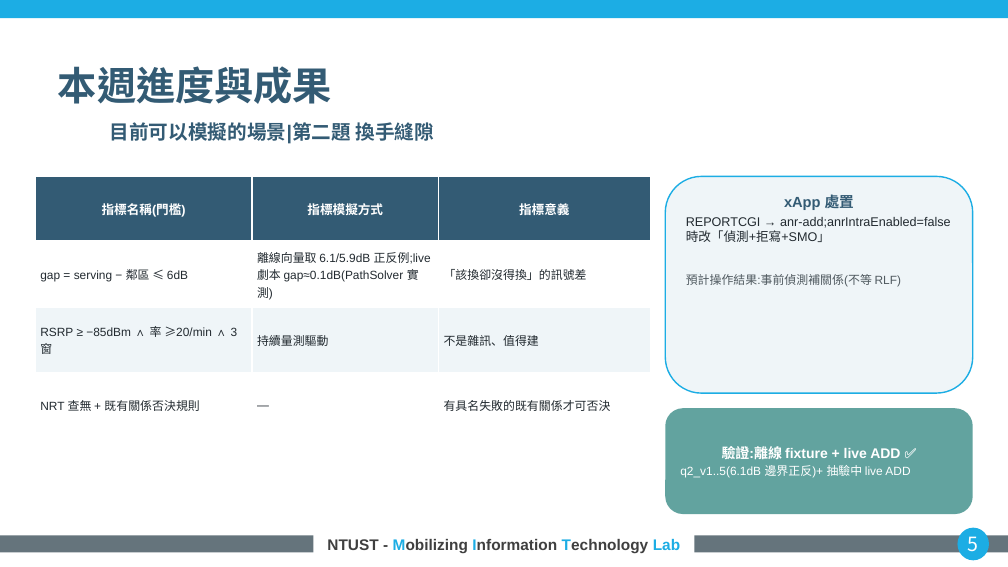
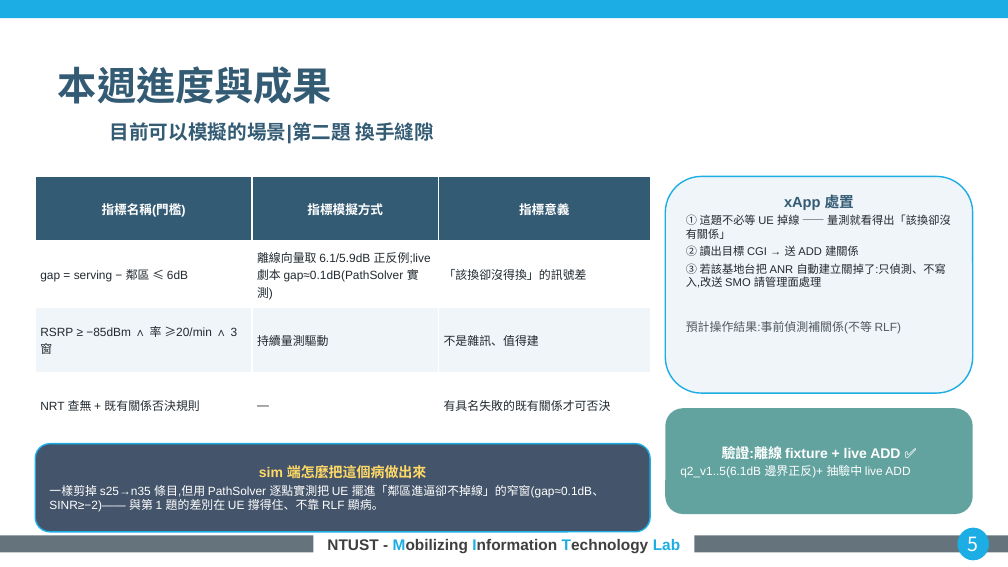
Before and after one commit to kimOuO/RAN-sim-OAI, a slide deck: slide 5 of docs/report/8_27_進度報告_v10十二題.pptx. Drawn at 1008x567 pixels with LibreOffice and Linux fonts; fonts in the diff are those of the drawing; background and template pictures are left out. Boxes give left, top, right and bottom in pixels: in the first picture for what was removed or moved away, otherwise in the second. Text is boxed around its words. In the diff, an @@ line names an element or a change of style, - is before the commit and + after.

```diff
--- a/docs/report/8_27_進度報告_v10十二題.pptx
+++ b/docs/report/8_27_進度報告_v10十二題.pptx
@@ text in rounded rectangle at bbox=[686, 214, 951, 288]: text changed; size 9 to 8 pt @@
-REPORTCGI → anr-add;anrIntraEnabled=false 時改「偵測+拒寫+SMO」
+① 這題不必等 UE 掉線 —— 量測就看得出「該換卻沒有關係」
+② 讀出目標 CGI → 送 ADD 建關係
+③ 若該基地台把 ANR 自動建立關掉了:只偵測、不寫入,改送 SMO 請管理面處理
@@ rounded rectangle added at bbox=[35, 444, 650, 531], fill #44546A, outline #1CADE4 1 pt, 8.5 pt, text #FFFFFF @@
+sim 端怎麼把這個病做出來
+一樣剪掉 s25→n35 條目,但用 PathSolver 逐點實測把 UE 擺進「鄰區進逼卻不掉線」的窄窗(gap≈0.1dB、SINR≥−2)—— 與第 1 題的差別在 UE 撐得住、不靠 RLF 顯病。
```
Also in this commit, not shown: 11 other slides changed, 5 other files.
